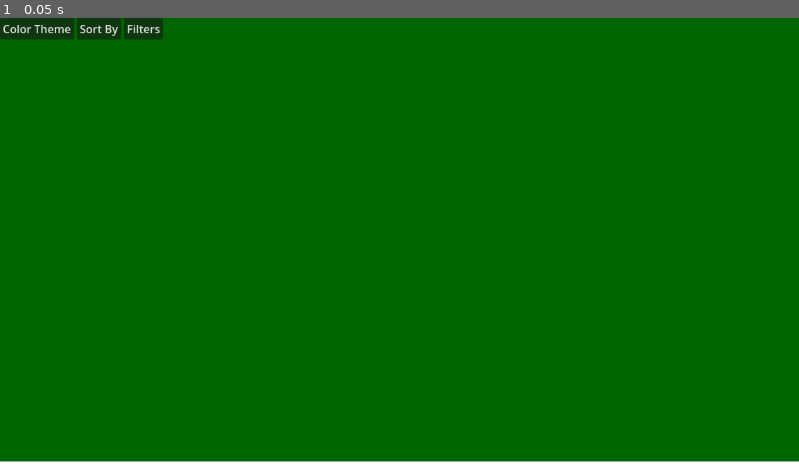
Above: before the commit, frame 1.
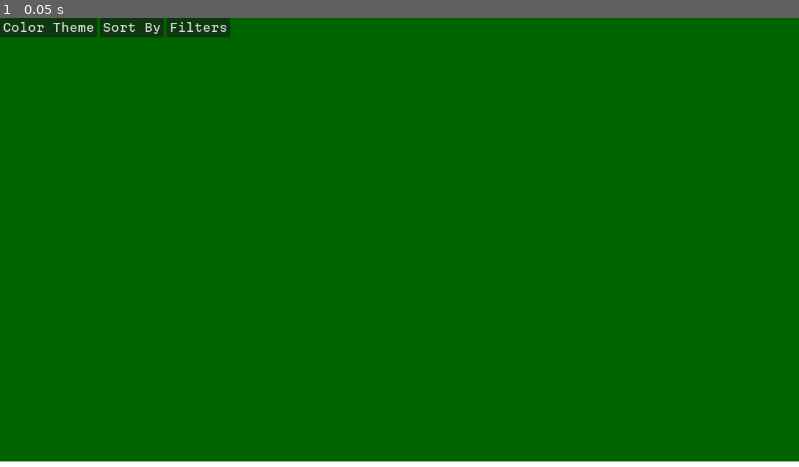
Above: after the commit, the same moment.

Repository: a-nush-s/hackru25
Game: Godot game, scene res://control.tscn
The game is run twice, just before and just after one commit, with the same random seed, the same clock (stepped at 60 frames per second) and the same inputs.
Inputs:
- Up to frame 1 (0.05 s): no input

The runs differ from the first frame. In frame 1, 0.7% of the frame differs, in the area x 0-29%, y 0-5%.

Commit message:
edited menu bar fonts

Diff:
--- a/control.tscn
+++ b/control.tscn
@@ -1,7 +1,8 @@
-[gd_scene load_steps=8 format=3 uid="uid://dagifxk11mlnr"]
+[gd_scene load_steps=9 format=3 uid="uid://dagifxk11mlnr"]
 
 [ext_resource type="Script" path="res://background_rect.gd" id="1_tygqe"]
 [ext_resource type="Script" path="res://color_theme.gd" id="2_catat"]
+[ext_resource type="FontFile" uid="uid://dfvkfjugp4cx1" path="res://Martian_Mono/MartianMono-VariableFont_wdth,wght.ttf" id="2_faoi3"]
 [ext_resource type="Script" path="res://sort_by.gd" id="3_td3d4"]
 [ext_resource type="Script" path="res://filters.gd" id="4_t2kuj"]
 [ext_resource type="Script" path="res://class_filter.gd" id="5_n1qhr"]
@@ -26,27 +27,34 @@
 layout_mode = 0
 offset_right = 368.0
 offset_bottom = 40.0
+theme_override_fonts/font = ExtResource("2_faoi3")
 
 [node name="Color Theme" type="PopupMenu" parent="Background Rect/MenuBar"]
+theme_override_fonts/font = ExtResource("2_faoi3")
 script = ExtResource("2_catat")
 
 [node name="Sort By" type="PopupMenu" parent="Background Rect/MenuBar"]
 auto_translate_mode = 1
+theme_override_fonts/font = ExtResource("2_faoi3")
 script = ExtResource("3_td3d4")
 
 [node name="Filters" type="PopupMenu" parent="Background Rect/MenuBar"]
 auto_translate_mode = 1
+theme_override_fonts/font = ExtResource("2_faoi3")
 script = ExtResource("4_t2kuj")
 
 [node name="ClassFilter" type="PopupMenu" parent="Background Rect/MenuBar/Filters"]
+theme_override_fonts/font = ExtResource("2_faoi3")
 script = ExtResource("5_n1qhr")
 
 [node name="TypeFilter" type="PopupMenu" parent="Background Rect/MenuBar/Filters"]
 auto_translate_mode = 1
+theme_override_fonts/font = ExtResource("2_faoi3")
 script = ExtResource("6_xht86")
 
 [node name="DueDateFilter" type="PopupMenu" parent="Background Rect/MenuBar/Filters"]
 auto_translate_mode = 1
+theme_override_fonts/font = ExtResource("2_faoi3")
 script = ExtResource("7_adpv2")
 
 [connection signal="index_pressed" from="Background Rect/MenuBar/Color Theme" to="Background Rect" method="_on_color_theme_index_pressed"]
--- a/darkmodetask.tscn
+++ b/darkmodetask.tscn
@@ -39,7 +39,6 @@
 offset_bottom = 46.0
 color = Color(0, 0, 0, 1)
 
-
 [node name="ClassNamePanel" type="Panel" parent="."]
 layout_mode = 0
 offset_left = 457.0
@@ -48,7 +47,6 @@
 offset_bottom = 33.0
 theme_override_styles/panel = SubResource("StyleBoxFlat_sgi7y")
 
-
 [node name="TypeNamePanel" type="Panel" parent="."]
 layout_mode = 0
 offset_left = 632.0
@@ -56,7 +54,6 @@
 offset_right = 791.0
 offset_bottom = 33.0
 theme_override_styles/panel = SubResource("StyleBoxFlat_sgi7y")
-
 
 [node name="TaskName" type="Label" parent="."]
 layout_mode = 0
@@ -68,7 +65,6 @@
 theme_override_fonts/font = ExtResource("1_cvwx7")
 text = "name of task (max 32 characters)"
 
-
 [node name="ClassName" type="Label" parent="."]
 layout_mode = 0
 offset_left = 471.0
@@ -78,7 +74,6 @@
 theme_override_colors/font_color = Color(1, 1, 1, 1)
 theme_override_fonts/font = ExtResource("1_cvwx7")
 text = "class name"
-
 
 [node name="TypeName" type="Label" parent="."]
 layout_mode = 0
@@ -90,7 +85,6 @@
 theme_override_fonts/font = ExtResource("1_cvwx7")
 text = "type name"
 
-
 [node name="Date" type="Label" parent="."]
 layout_mode = 0
 offset_left = 803.0
@@ -100,7 +94,6 @@
 theme_override_colors/font_color = Color(1, 1, 1, 1)
 theme_override_fonts/font = ExtResource("1_cvwx7")
 text = "00/00/0000"
-
 
 [node name="StartTime" type="Label" parent="."]
 layout_mode = 0
